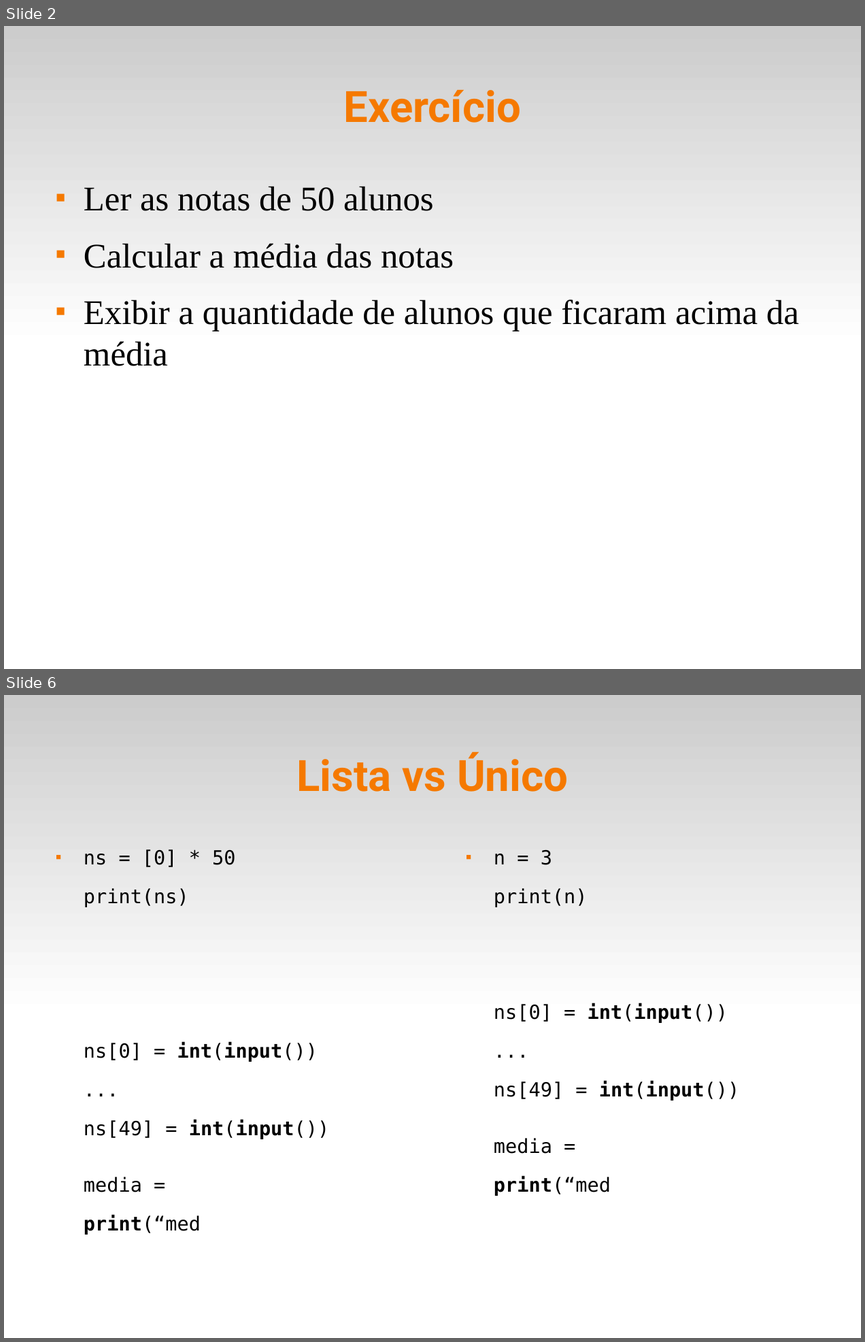
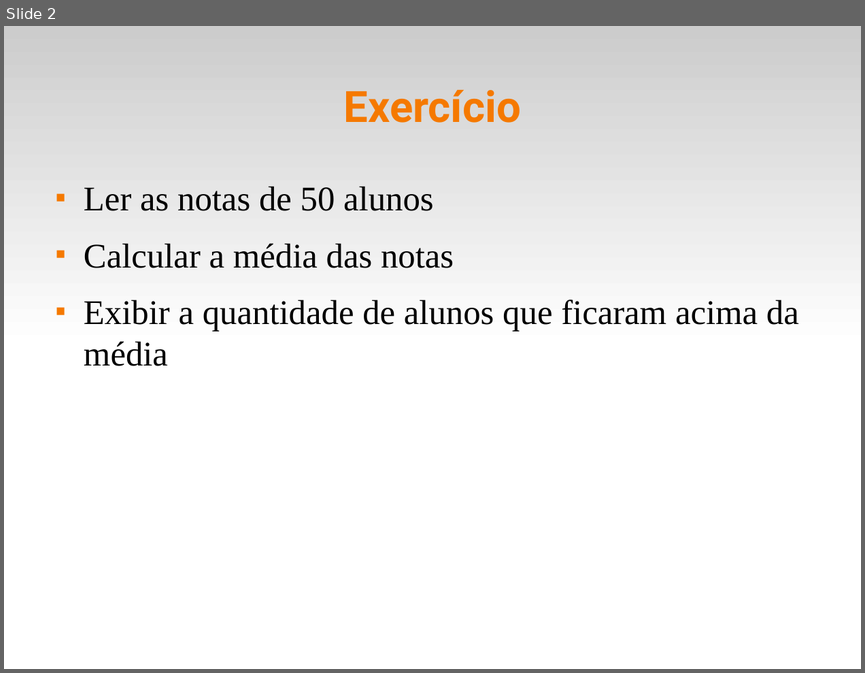
Before and after one commit to fsantanna-uerj/IPD, a slide deck: slides/ipd-05-listas.odp. Shown one above the other, each under a label of ours: slides 2 and 6 before the commit, slide 2 after it; the slides between them are not shown. The pictures are 865x1342 and 865x673 pixels, drawn with LibreOffice and Linux fonts; fonts in the diff are those of the drawing. Boxes give left, top, right and bottom in pixels: in the first picture for what was removed or moved away, otherwise in the second. Text is boxed around its words. In the diff, an @@ line names an element or a change of style, - is before the commit and + after.

```diff
--- a/slides/ipd-05-listas.odp
+++ b/slides/ipd-05-listas.odp
@@ slide 6 removed at (4, 695, 861, 1338), background #FFFFFF; not listed: 1 template element that a slide beside it also shows @@
@@ title removed at (297, 751, 568, 792) @@
-Lista vs Único
@@ text removed at (84, 849, 329, 1234) @@
-■ ns = [0] * 50
-print(ns)
-ns[0] = int(input())
-...
-ns[49] = int(input())
-media =
-print(“med
@@ text removed at (494, 849, 739, 1195) @@
-■ n = 3
-print(n)
-ns[0] = int(input())
-...
-ns[49] = int(input())
-media =
-print(“med
```
Also in this commit, not shown: 4 slides changed, 4 slides added, 4 other slides removed, 12 other files.
